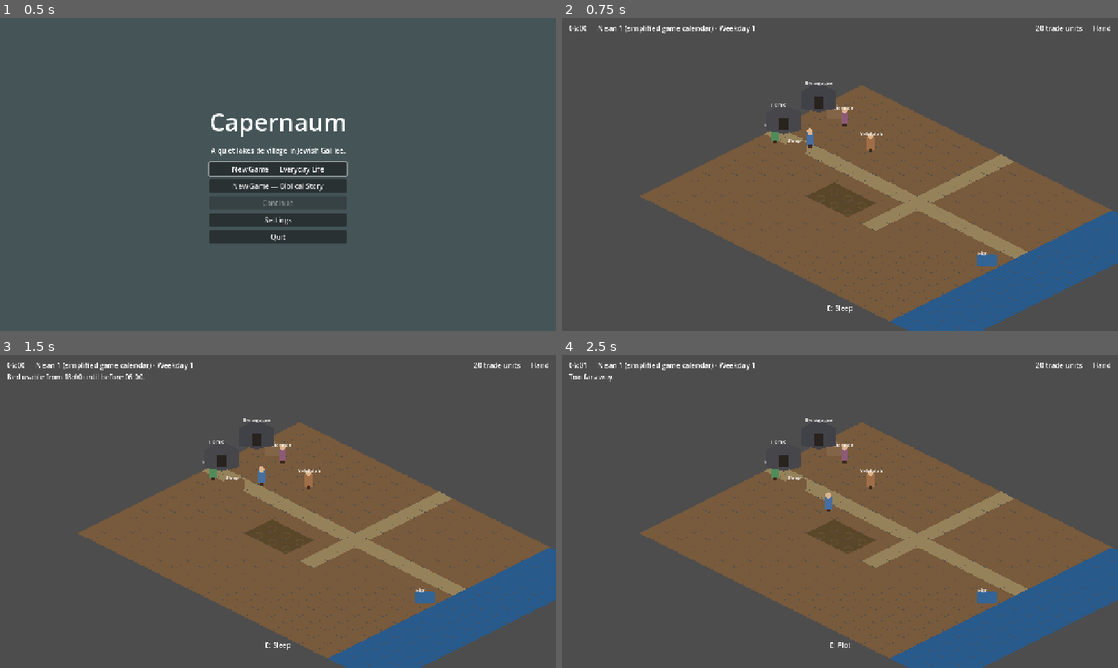
Above: before the commit, frames 1-4 (two rows, left to right).
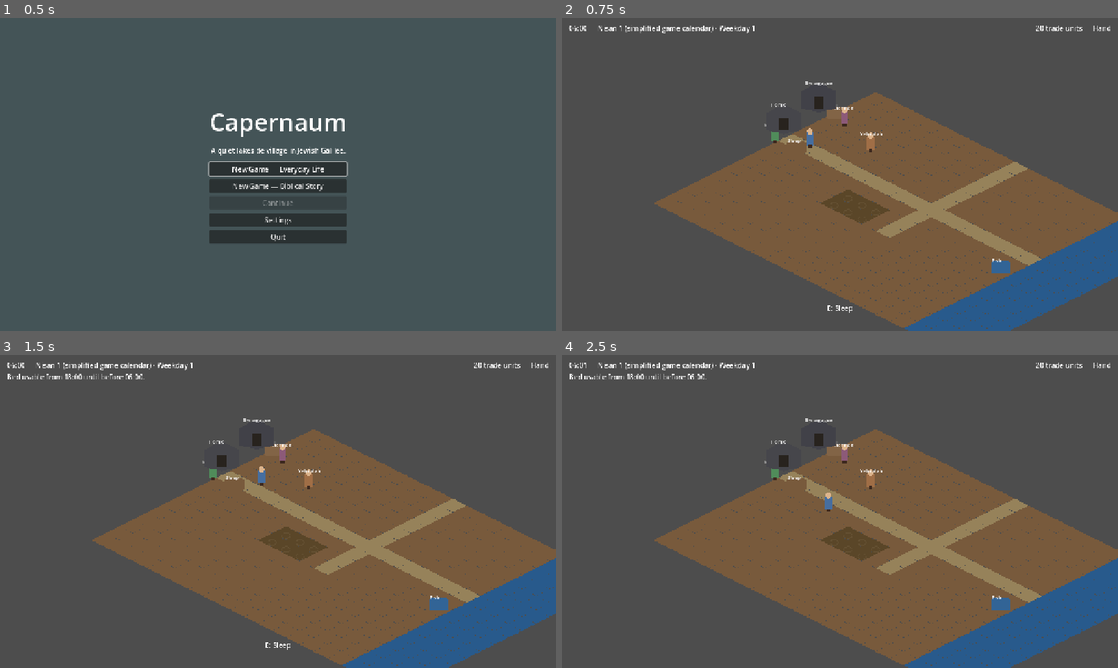
Above: after the commit, the same moments.

Repository: WhatUpIan/c-town
Game: Godot game, scene res://scenes/main.tscn
Two runs of this game, one before a commit and one after it. Both use one fixed random seed, a clock stepped at 60 frames per second and the inputs below.
Inputs:
- Up to frame 1 (0.5 s): no input
- Up to frame 2 (0.75 s): click "New Game — Everyday Life" at 0.5 s
- Up to frame 3 (1.5 s): tap Enter at 1.25 s; hold D (move_right) from 1.28 s (still down); hold E (interact) from 1.28 s (still down)
- Up to frame 4 (2.5 s): tap J (journal) at 1.55, 2.1 s; release D (move_right) at 2.03 s; release E (interact) at 2.03 s; hold S (move_down) from 2.03 s (still down); tap E (interact) at 2.3 s

Frame 1 is identical in both runs. In frame 2, 6.6% of the frame differs, in the area x 14-100%, y 21-100%; in frame 3, 6.6%; in frame 4, 6.8%, in the area x 1-100%, y 6-100%.

Commit message:
CG-5 TileMapLayer ground and fishing timing UI

Diff:
--- a/project.godot
+++ b/project.godot
@@ -1,11 +1,5 @@
 ; Engine configuration file.
-; It's best edited using the editor UI and not directly,
-; since the parameters that go here are not all obvious.
-;
-; Format:
-;   [section] ; section goes between []
-;   param=value ; assign values to parameters
-
+; Godot 4.7.2.stable — Capernaum prototype
 config_version=5
 
 [application]
@@ -25,7 +19,9 @@
 
 window/size/viewport_width=1280
 window/size/viewport_height=720
+window/size/resizable=true
 window/stretch/mode="canvas_items"
+window/stretch/aspect="keep"
 
 [input]
 
@@ -112,6 +108,10 @@
 2d_physics/layer_2="actors"
 2d_physics/layer_3="interactables"
 
+[physics]
+
+common/physics_ticks_per_second=60
+
 [rendering]
 
 textures/canvas_textures/default_texture_filter=0
--- a/scenes/main.tscn
+++ b/scenes/main.tscn
@@ -9,6 +9,7 @@
 [ext_resource type="PackedScene" path="res://scenes/ui/dialogue_panel.tscn" id="7"]
 [ext_resource type="PackedScene" path="res://scenes/ui/stall_panel.tscn" id="8"]
 [ext_resource type="PackedScene" path="res://scenes/ui/hud.tscn" id="9"]
+[ext_resource type="PackedScene" path="res://scenes/ui/fishing_minigame.tscn" id="10"]
 
 [node name="Main" type="Node"]
 
@@ -32,4 +33,6 @@
 
 [node name="StallPanel" parent="UI" instance=ExtResource("8")]
 
+[node name="FishingMinigame" parent="UI" instance=ExtResource("10")]
+
 [node name="HUD" parent="UI" instance=ExtResource("9")]
--- /dev/null
+++ b/scenes/ui/fishing_minigame.tscn
@@ -0,0 +1,71 @@
+[gd_scene load_steps=2 format=3]
+
+[ext_resource type="Script" path="res://scripts/ui/fishing_minigame.gd" id="1"]
+
+[node name="FishingMinigame" type="Control"]
+layout_mode = 3
+anchors_preset = 15
+anchor_right = 1.0
+anchor_bottom = 1.0
+grow_horizontal = 2
+grow_vertical = 2
+script = ExtResource("1")
+
+[node name="Dim" type="ColorRect" parent="."]
+layout_mode = 1
+anchors_preset = 15
+anchor_right = 1.0
+anchor_bottom = 1.0
+grow_horizontal = 2
+grow_vertical = 2
+color = Color(0.05, 0.08, 0.12, 0.55)
+
+[node name="Panel" type="PanelContainer" parent="."]
+layout_mode = 1
+anchors_preset = 8
+anchor_left = 0.5
+anchor_top = 0.5
+anchor_right = 0.5
+anchor_bottom = 0.5
+offset_left = -220.0
+offset_top = -90.0
+offset_right = 220.0
+offset_bottom = 90.0
+
+[node name="VBox" type="VBoxContainer" parent="Panel"]
+layout_mode = 2
+theme_override_constants/separation = 10
+
+[node name="Title" type="Label" parent="Panel/VBox"]
+layout_mode = 2
+theme_override_font_sizes/font_size = 18
+text = "Cast your net"
+horizontal_alignment = 1
+
+[node name="Track" type="ColorRect" parent="Panel/VBox"]
+custom_minimum_size = Vector2(400, 28)
+layout_mode = 2
+color = Color(0.18, 0.22, 0.28, 1)
+
+[node name="Band" type="ColorRect" parent="Panel/VBox/Track"]
+layout_mode = 0
+offset_right = 80.0
+offset_bottom = 28.0
+color = Color(0.25, 0.55, 0.4, 0.85)
+
+[node name="Marker" type="ColorRect" parent="Panel/VBox/Track"]
+layout_mode = 0
+offset_right = 10.0
+offset_bottom = 28.0
+color = Color(0.95, 0.95, 0.95, 1)
+
+[node name="Hint" type="Label" parent="Panel/VBox"]
+layout_mode = 2
+text = "Press Space / E in the band. Esc cancels."
+horizontal_alignment = 1
+autowrap_mode = 2
+
+[node name="TimerLabel" type="Label" parent="Panel/VBox"]
+layout_mode = 2
+text = "5.0s"
+horizontal_alignment = 1
--- a/scenes/world/village.tscn
+++ b/scenes/world/village.tscn
@@ -6,7 +6,7 @@
 [node name="Village" type="Node2D"]
 script = ExtResource("1")
 
-[node name="Ground" type="Node2D" parent="."]
+[node name="GroundLayer" type="TileMapLayer" parent="."]
 
 [node name="YSort" type="Node2D" parent="."]
 y_sort_enabled = true
--- a/scripts/core/content_db.gd
+++ b/scripts/core/content_db.gd
@@ -123,6 +123,8 @@
 		"reason.out_of_range": "Too far away.",
 		"reason.save_invalid": "Save is invalid.",
 		"reason.schema_future": "Save schema is newer than this build.",
+		"reason.fishing_miss": "The fish slipped away — try again.",
+		"reason.fishing_cancel": "You lower the net.",
 	}
 
 func tr_key(key: String) -> String:
--- /dev/null
+++ b/scripts/ui/fishing_minigame.gd
@@ -0,0 +1,102 @@
+extends Control
+
+## Timing-band fishing: marker oscillates; press action while inside the target band.
+## At most ~5 seconds. Modal — caller should pause simulation before opening.
+
+signal finished(success: bool, canceled: bool)
+
+const DURATION_SEC := 5.0
+const BAND_CENTER := 0.5
+const BAND_HALF_WIDTH := 0.12  # fraction of track (success zone ~24% of bar)
+const MARKER_SPEED := 1.15  # cycles per second across 0..1 (ping-pong)
+
+@onready var track: ColorRect = $Panel/VBox/Track
+@onready var band: ColorRect = $Panel/VBox/Track/Band
+@onready var marker: ColorRect = $Panel/VBox/Track/Marker
+@onready var hint: Label = $Panel/VBox/Hint
+@onready var timer_label: Label = $Panel/VBox/TimerLabel
+
+var _active: bool = false
+var _t: float = 0.0
+var _marker_u: float = 0.0
+var _dir: float = 1.0
+var _reduced_motion: bool = false
+
+func _ready() -> void:
+	visible = false
+	set_process(false)
+	_layout_band()
+
+func open_minigame() -> void:
+	_reduced_motion = bool(GameSession.settings.get("reduced_motion", false))
+	_active = true
+	_t = 0.0
+	_marker_u = 0.0
+	_dir = 1.0
+	visible = true
+	GameSession.set_modal_pause(true)
+	set_process(true)
+	hint.text = "Press Space / E while the marker is in the lit band. Esc cancels."
+	call_deferred("_layout_band")
+	_update_marker_visual()
+
+func _layout_band() -> void:
+	if track == null:
+		return
+	var w: float = track.size.x
+	if w < 8.0:
+		w = 400.0
+	var band_w: float = w * BAND_HALF_WIDTH * 2.0
+	band.size = Vector2(band_w, maxf(track.size.y, 28.0))
+	band.position = Vector2(w * BAND_CENTER - band_w * 0.5, 0.0)
+	_update_marker_visual()
+
+func _process(delta: float) -> void:
+	if not _active:
+		return
+	_t += delta
+	var remaining: float = maxf(0.0, DURATION_SEC - _t)
+	timer_label.text = "%.1fs" % remaining
+	# Ping-pong marker along 0..1
+	var speed: float = MARKER_SPEED * (0.55 if _reduced_motion else 1.0)
+	_marker_u += _dir * speed * delta
+	if _marker_u >= 1.0:
+		_marker_u = 1.0
+		_dir = -1.0
+	elif _marker_u <= 0.0:
+		_marker_u = 0.0
+		_dir = 1.0
+	_update_marker_visual()
+	if _t >= DURATION_SEC:
+		_end(false, false)
+
+func _update_marker_visual() -> void:
+	if track == null or marker == null:
+		return
+	var w: float = maxf(track.size.x, 1.0)
+	var mw: float = marker.size.x
+	marker.position = Vector2(_marker_u * (w - mw), (track.size.y - marker.size.y) * 0.5)
+	var in_band := _is_in_band()
+	marker.color = Color(0.95, 0.9, 0.35) if in_band else Color(0.95, 0.95, 0.95)
+
+func _is_in_band() -> bool:
+	return absf(_marker_u - BAND_CENTER) <= BAND_HALF_WIDTH
+
+func _unhandled_input(event: InputEvent) -> void:
+	if not _active:
+		return
+	if event.is_action_pressed("cancel") or event.is_action_pressed("pause"):
+		_end(false, true)
+		get_viewport().set_input_as_handled()
+	elif event.is_action_pressed("primary_action") or event.is_action_pressed("interact"):
+		_end(_is_in_band(), false)
+		get_viewport().set_input_as_handled()
+
+func _end(success: bool, canceled: bool) -> void:
+	if not _active:
+		return
+	_active = false
+	set_process(false)
+	visible = false
+	GameSession.set_modal_pause(false)
+	finished.emit(success, canceled)
--- a/scripts/ui/main_ui.gd
+++ b/scripts/ui/main_ui.gd
@@ -7,6 +7,7 @@
 @onready var journal: Control = $JournalPanel
 @onready var dialogue: Control = $DialoguePanel
 @onready var stall: Control = $StallPanel
+@onready var fishing: Control = $FishingMinigame
 @onready var hud: CanvasLayer = $HUD
 @onready var village_host: Node = get_parent().get_node_or_null("VillageHost")
 
@@ -28,6 +29,7 @@
 	pause_menu.settings_pressed.connect(func(): settings.open_panel())
 	pause_menu.title_pressed.connect(_to_title)
 	dialogue.open_stall_requested.connect(open_stall)
+	fishing.finished.connect(_on_fishing_finished)
 	GameSession.mode_changed.connect(_on_mode)
 
 func _on_mode(playing: bool) -> void:
@@ -81,7 +83,7 @@
 	if not hud.visible:
 		return
 	if event.is_action_pressed("pause"):
-		if dialogue.visible or stall.visible or inventory.visible or journal.visible or settings.visible:
+		if dialogue.visible or stall.visible or inventory.visible or journal.visible or settings.visible or fishing.visible:
 			return
 		if pause_menu.visible:
 			pause_menu.close_menu()
@@ -89,12 +91,16 @@
 			pause_menu.open_menu()
 		get_viewport().set_input_as_handled()
 	elif event.is_action_pressed("inventory"):
+		if fishing.visible:
+			return
 		if inventory.visible:
 			inventory.close()
 		else:
 			inventory.open_panel()
 		get_viewport().set_input_as_handled()
 	elif event.is_action_pressed("journal"):
+		if fishing.visible:
+			return
 		if journal.visible:
 			journal.close()
 		else:
@@ -106,3 +112,19 @@
 
 func open_stall() -> void:
 	stall.open_panel()
+
+func open_fishing() -> void:
+	fishing.open_minigame()
+
+func _on_fishing_finished(success: bool, canceled: bool) -> void:
+	if canceled:
+		var cancel_cmd := GameCommand.make("fish", "player.local", "interact.fishing", {"cancel": true})
+		GameSession.execute(cancel_cmd)
+		GameSession.notification.emit("You lower the net.")
+		return
+	var cmd := GameCommand.make("fish", "player.local", "interact.fishing", {"success": success})
+	var res: CommandResult = GameSession.execute(cmd)
+	if res.ok:
+		GameSession.notification.emit("Caught a lake fish.")
+	else:
+		GameSession.notification.emit(GameSession.tr_reason(res.reason_code))
--- /dev/null
+++ b/scripts/world/ground_builder.gd
@@ -0,0 +1,67 @@
+class_name GroundBuilder
+extends RefCounted
+
+## Builds an isometric TileMapLayer (64×32 diamonds) matching IsoMath projection.
+
+const MAP_ORIGIN := Vector2(400, 60)
+const TILE_SIZE := Vector2i(64, 32)
+
+const SOURCE_EARTH := 0
+const SOURCE_PATH := 1
+const SOURCE_SOIL := 2
+const SOURCE_WATER := 3
+
+static func build_tileset() -> TileSet:
+	var ts := TileSet.new()
+	ts.tile_shape = TileSet.TILE_SHAPE_ISOMETRIC
+	ts.tile_layout = TileSet.TILE_LAYOUT_DIAMOND_DOWN
+	ts.tile_offset_axis = TileSet.TILE_OFFSET_AXIS_HORIZONTAL
+	ts.tile_size = TILE_SIZE
+	_add_source(ts, SOURCE_EARTH, "res://assets/placeholders/ground_earth.png")
+	_add_source(ts, SOURCE_PATH, "res://assets/placeholders/ground_path.png")
+	_add_source(ts, SOURCE_SOIL, "res://assets/placeholders/ground_soil.png")
+	_add_source(ts, SOURCE_WATER, "res://assets/placeholders/ground_water.png")
+	return ts
+
+static func _add_source(ts: TileSet, preferred_id: int, path: String) -> void:
+	var src := TileSetAtlasSource.new()
+	src.texture = load(path)
+	src.texture_region_size = TILE_SIZE
+	# Ensure atlas has a tile at (0,0)
+	if not src.has_tile(Vector2i(0, 0)):
+		src.create_tile(Vector2i(0, 0))
+	var assigned: int = ts.add_source(src, preferred_id)
+	if assigned != preferred_id:
+		push_warning("Tile source id %d assigned as %d for %s" % [preferred_id, assigned, path])
+
+static func fill_village(layer: TileMapLayer) -> void:
+	layer.clear()
+	for x in range(0, 22):
+		for y in range(0, 16):
+			var cell := Vector2i(x, y)
+			var source_id := SOURCE_EARTH
+			if x >= 18:
+				source_id = SOURCE_WATER
+			elif x >= 6 and x <= 8 and y >= 8 and y <= 9:
+				source_id = SOURCE_SOIL
+			elif (y == 6 and x < 18) or (x == 10 and y < 10):
+				source_id = SOURCE_PATH
+			layer.set_cell(cell, source_id, Vector2i(0, 0))
+
+static func add_water_collision(host: Node2D, layer: TileMapLayer) -> void:
+	## Footprint blockers for water cells using TileMapLayer map_to_local.
+	for x in range(18, 22):
+		for y in range(0, 16):
+			var cell := Vector2i(x, y)
+			var body := StaticBody2D.new()
+			body.position = layer.to_global(layer.map_to_local(cell))
+			body.collision_layer = 1
+			var cs := CollisionShape2D.new()
+			var shape := RectangleShape2D.new()
+			shape.size = Vector2(40, 20)
+			cs.shape = shape
+			body.add_child(cs)
+			host.add_child(body)
+
+static func cell_world_pos(layer: TileMapLayer, cell: Vector2i) -> Vector2:
+	return layer.to_global(layer.map_to_local(cell))
--- a/scripts/world/village_world.gd
+++ b/scripts/world/village_world.gd
@@ -1,71 +1,44 @@
 extends Node2D
 
 @onready var ysort: Node2D = $YSort
-@onready var ground: Node2D = $Ground
+@onready var ground_layer: TileMapLayer = $GroundLayer
 @onready var player: CharacterBody2D = $YSort/Player
 @onready var interact_prompt: Label = $UILayer/InteractPrompt
 
 var _interactables: Array = []
 var _current_target: Node = null
 const INTERACT_RANGE_PX := 64.0
+const MAP_ORIGIN := Vector2(400, 60)
 
 func _ready() -> void:
-	_build_placeholder_ground()
+	_build_tilemap_ground()
 	_spawn_props()
 	_spawn_villagers()
 	if player and player.has_method("sync_from_state"):
 		player.sync_from_state()
 	_refresh_interactables()
 
-func _build_placeholder_ground() -> void:
-	# Diamond tiles via sprites for Compatibility simplicity (TileMapLayer optional)
-	var earth := load("res://assets/placeholders/ground_earth.png")
-	var path := load("res://assets/placeholders/ground_path.png")
-	var soil := load("res://assets/placeholders/ground_soil.png")
-	var water := load("res://assets/placeholders/ground_water.png")
-	for x in range(0, 22):
-		for y in range(0, 16):
-			var spr := Sprite2D.new()
-			spr.centered = true
-			var cell := Vector2i(x, y)
-			spr.position = IsoMath.cell_to_screen(cell) + Vector2(400, 60)
-			var is_water := x >= 18
-			var is_path := (y == 6 and x < 18) or (x == 10 and y < 10)
-			var is_soil := x >= 6 and x <= 8 and y >= 8 and y <= 9
-			if is_water:
-				spr.texture = water
-			elif is_soil:
-				spr.texture = soil
-			elif is_path:
-				spr.texture = path
-			else:
-				spr.texture = earth
-			ground.add_child(spr)
-			if is_water:
-				var body := StaticBody2D.new()
-				body.position = spr.position
-				var cs := CollisionShape2D.new()
-				var shape := RectangleShape2D.new()
-				shape.size = Vector2(40, 20)
-				cs.shape = shape
-				body.add_child(cs)
-				body.collision_layer = 1
-				add_child(body)
+func _build_tilemap_ground() -> void:
+	ground_layer.position = MAP_ORIGIN
+	ground_layer.tile_set = GroundBuilder.build_tileset()
+	GroundBuilder.fill_village(ground_layer)
+	GroundBuilder.add_water_collision(self, ground_layer)
+
+func _cell_world(cell: Vector2i) -> Vector2:
+	return GroundBuilder.cell_world_pos(ground_layer, cell)
 
 func _spawn_props() -> void:
 	_add_building(Vector2(220, 150), "res://assets/placeholders/house_basalt.png", "Home")
 	_add_building(Vector2(300, 100), "res://assets/placeholders/synagogue_modest.png", "Synagogue")
 	_add_interactable(Vector2(250, 200), "interact.bed", "Sleep", "res://assets/placeholders/prop_bed.png")
 	_add_interactable(Vector2(340, 120), "interact.stall", "Stall", "res://assets/placeholders/prop_stall.png")
-	# Walkable shoreline (cell x=17 is last non-water column); keep clear of NPC work anchors
-	var fish_pos := IsoMath.cell_to_screen(Vector2i(17, 8)) + Vector2(400, 60)
-	_add_interactable(fish_pos, "interact.fishing", "Fish", "res://assets/placeholders/prop_fishing.png")
+	# Walkable shoreline (cell x=17 is last non-water column)
+	_add_interactable(_cell_world(Vector2i(17, 8)), "interact.fishing", "Fish", "res://assets/placeholders/prop_fishing.png")
 	# Plots
 	for i in range(6):
 		var pid := "plot.home_%02d" % (i + 1)
 		var cell := Vector2i(6 + (i % 3), 8 + int(i / 3))
-		var pos := IsoMath.cell_to_screen(cell) + Vector2(400, 60)
-		_add_plot(pos, pid)
+		_add_plot(_cell_world(cell), pid)
 
 func _add_building(pos: Vector2, tex_path: String, label_text: String) -> void:
 	var n := Node2D.new()
@@ -270,15 +243,11 @@
 	if sid == "":
 		return
 	if sid == "interact.fishing":
-		GameSession.set_modal_pause(true)
-		# Simple auto-resolve fishing mini for prototype (marker always valid when interacting)
-		var cmd := GameCommand.make("fish", "player.local", sid, {})
-		var res: CommandResult = GameSession.execute(cmd)
-		GameSession.set_modal_pause(false)
-		if res.ok:
-			GameSession.notification.emit("Caught a lake fish.")
-		else:
-			GameSession.notification.emit(GameSession.tr_reason(res.reason_code))
+		var ui_fish := _main_ui()
+		if ui_fish and ui_fish.has_method("open_fishing"):
+			ui_fish.open_fishing()
+		else:
+			GameSession.notification.emit("Fishing UI unavailable.")
 		return
 	if sid == "interact.stall":
 		var ui := _main_ui()
Not shown: 1 places in scenes/main.tscn that only renumber resources
Not shown, changed: scripts/actors/player_controller.gd.uid
Not shown, changed: scripts/core/command_processor.gd.uid
Not shown, changed: scripts/persistence/save_codec.gd.uid
Not shown, changed: scripts/persistence/save_service.gd.uid
Not shown, changed: scripts/systems/calendar_system.gd.uid
Not shown, changed: scripts/systems/npc_schedule_system.gd.uid
Not shown, added: scripts/ui/fishing_minigame.gd.uid
Not shown, changed: scripts/ui/main_ui.gd.uid
Not shown, changed: scripts/ui/title_screen.gd.uid
Not shown, added: scripts/world/ground_builder.gd.uid
Not shown, changed: scripts/world/village_world.gd.uid
(and 2 more such lines)
